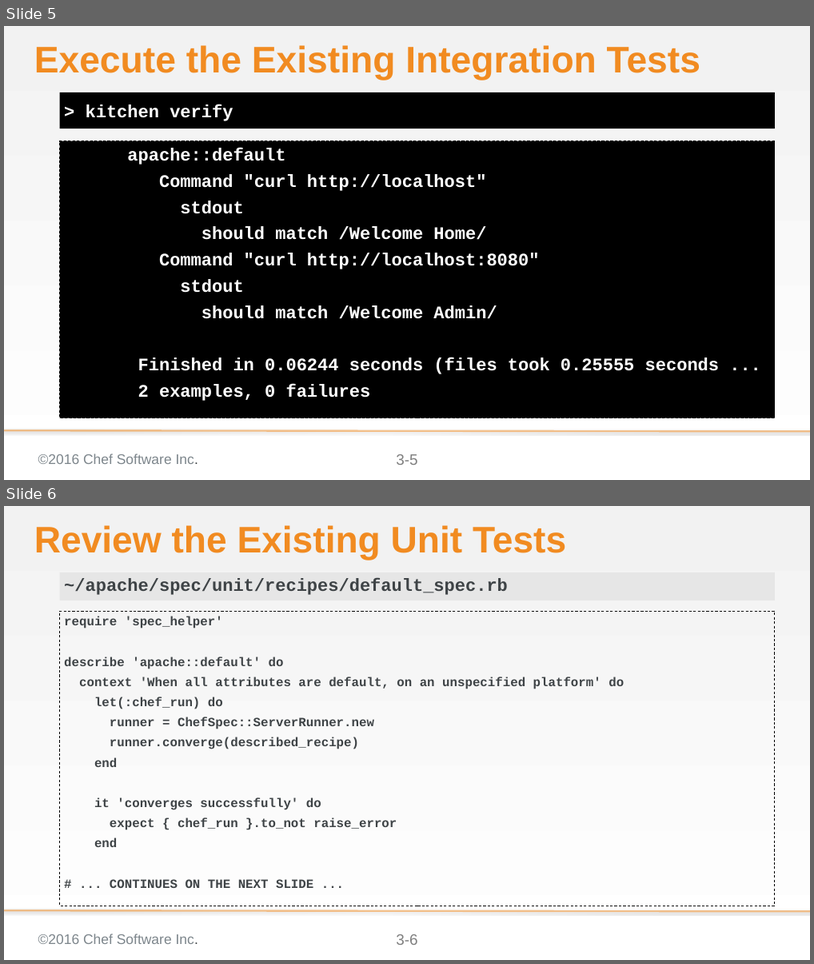
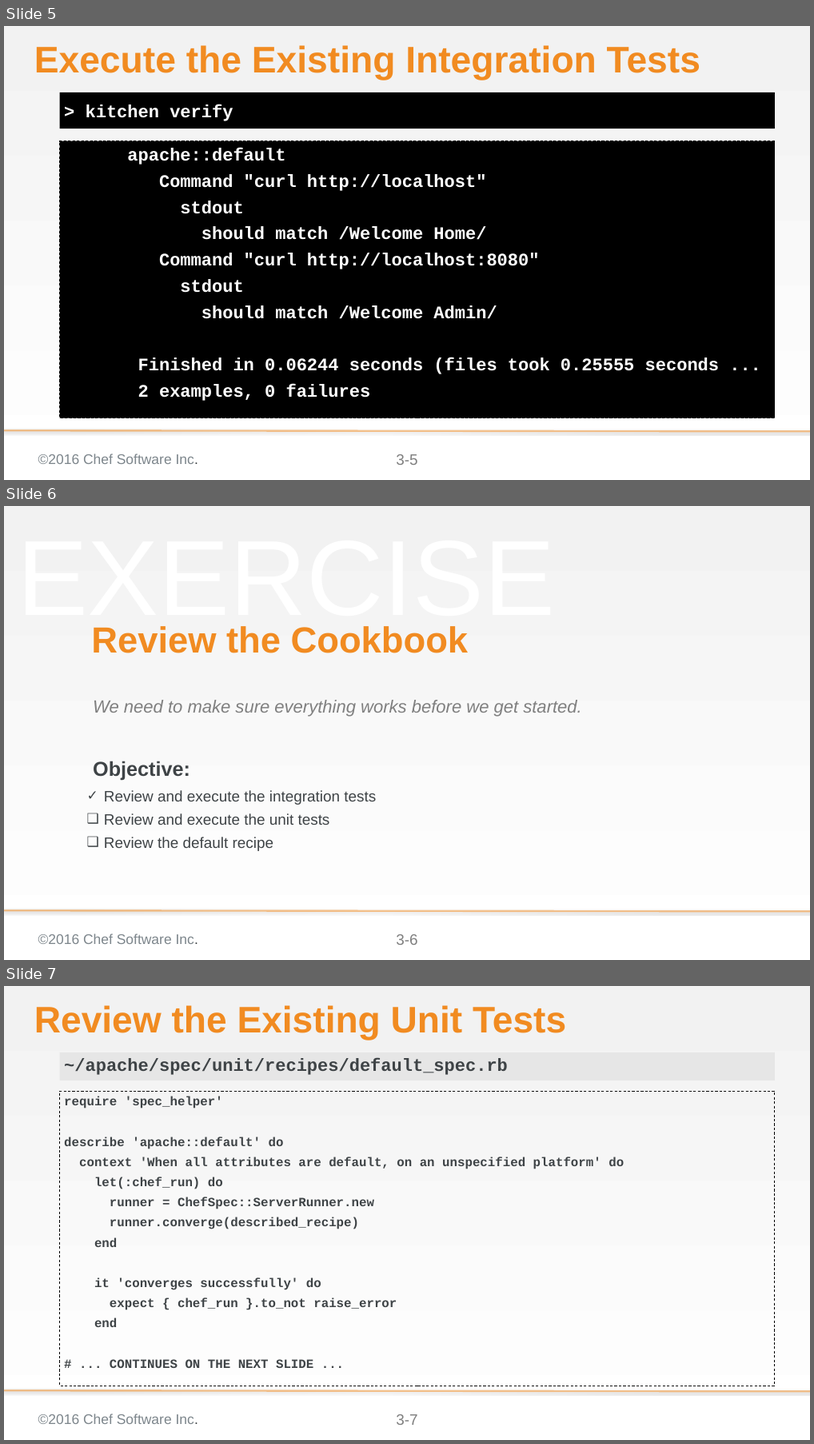
Before and after one commit to chef-training/extending_cookbooks, a slide deck: 03-creating_a_custom_resource-linux.pptx. Shown one above the other, each under a label of ours: slides 5 and 6 before the commit, slides 5, 6 and 7 after it. The pictures are 814x964 and 814x1444 pixels, drawn with LibreOffice and Linux fonts; fonts in the diff are those of the drawing; background and template pictures are left out. Boxes give left, top, right and bottom in pixels: in the first picture for what was removed or moved away, otherwise in the second. Text is boxed around its words. In the diff, an @@ line names an element or a change of style, - is before the commit and + after.

Commit message:
Update the Custom Resource
Update the objectives
Add the group activity to create a property for the site name
Add a new activity to create the property for the site port

```diff
--- a/03-creating_a_custom_resource-linux.pptx
+++ b/03-creating_a_custom_resource-linux.pptx
@@ slide 6 added at [4,506,810,960], background gradient #F2F2F2 to #FFFFFF; not listed: 3 template elements that a slide beside it also shows @@
@@ text added at [17,626,555,634], 169.3 pt, text #F2F2F2 at 50% opacity @@
+EXERCISE
@@ title added at [91,626,469,653], 57.6 pt, text #F18B21, bold @@
+Review the Cookbook
@@ text added at [93,700,582,716], 28 pt, text #808080, italic @@
+We need to make sure everything works before we get started.
@@ text added at [93,760,190,780], 32 pt, text #3E4346, bold @@
+Objective:
@@ text added at [104,790,376,851], 24 pt, text #3E4346 @@
+✓ Review and execute the integration tests
+❑ Review and execute the unit tests
+❑ Review the default recipe
@@ what was slide 6 is now slide 7 @@
@@ page number at [396,1414,418,1424]: text changed @@
-3-6
+3-7
```
Also in this commit, not shown: 4 slides changed, 9 other slides added.
